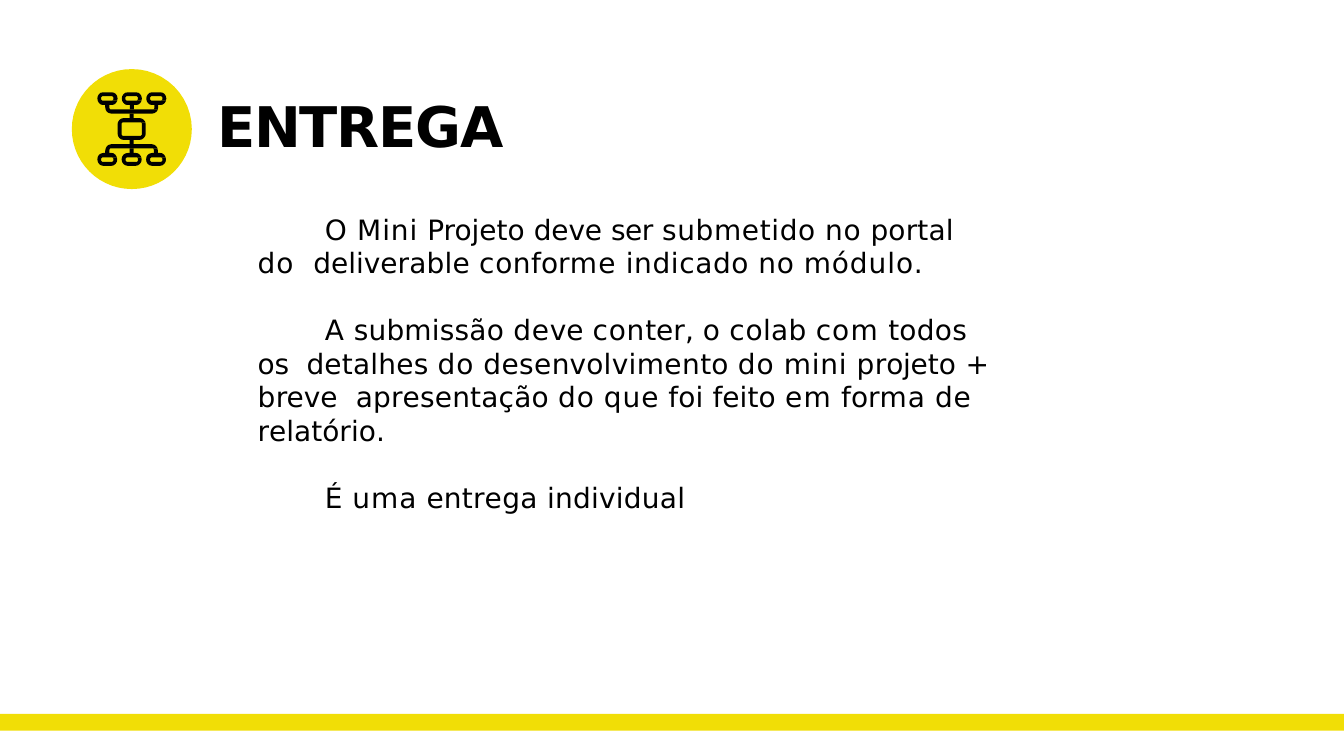
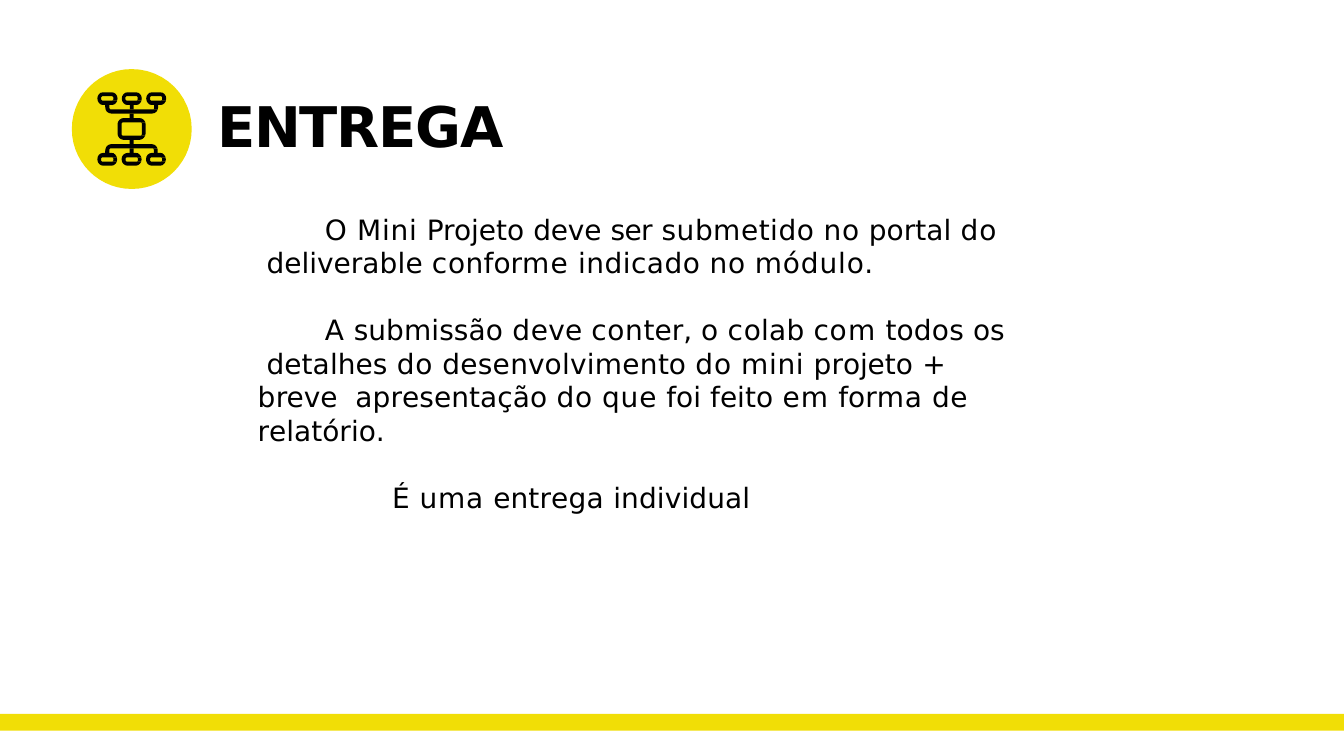
Before and after one commit to valdirdpg/curso-dnc, a slide deck: slide 9 of MODULO-3/MINI-PROJETO/Mini Projeto - Roof Imoveis.pptx. Drawn at 1344x756 pixels with LibreOffice and Linux fonts; fonts in the diff are those of the drawing. Boxes give left, top, right and bottom in pixels: in the first picture for what was removed or moved away, otherwise in the second. Text is boxed around its words. In the diff, an @@ line names an element or a change of style, - is before the commit and + after.

```diff
--- a/MODULO-3/MINI-PROJETO/Mini Projeto - Roof Imoveis.pptx
+++ b/MODULO-3/MINI-PROJETO/Mini Projeto - Roof Imoveis.pptx
@@ text "O Mini Projeto deve ser ..." at box(258, 218, 1004, 514): letter spacing 0.8 to 0.7 pt in "O"; letter spacing 0.5 to 0.4 pt in "no conforme no", "deve conter, colab com mini de"; letter spacing 0.6 to 0.5 pt in "do", "do do do forma", "É uma"; letter spacing -0.2 to -0.3 pt in "deliverable", "feito"; letter spacing 0.4 to 0.3 pt in "conter,"; letter spacing 0.2 to 0.1 pt in "colab todos desenvolvimento"; letter spacing -3.6 to -3.7 pt in "+"; letter spacing 0.1 to 0 pt in "breve feito relatório."; indent changed @@
```
Also in this commit, not shown: 13 other slides changed, 26 slides added, 3 slides removed, 38 other files.
